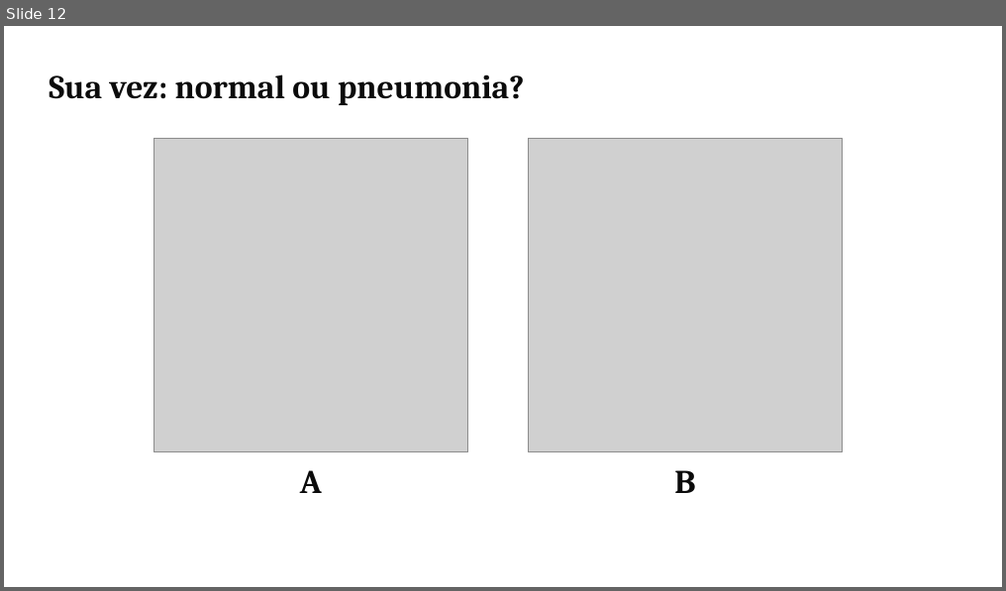
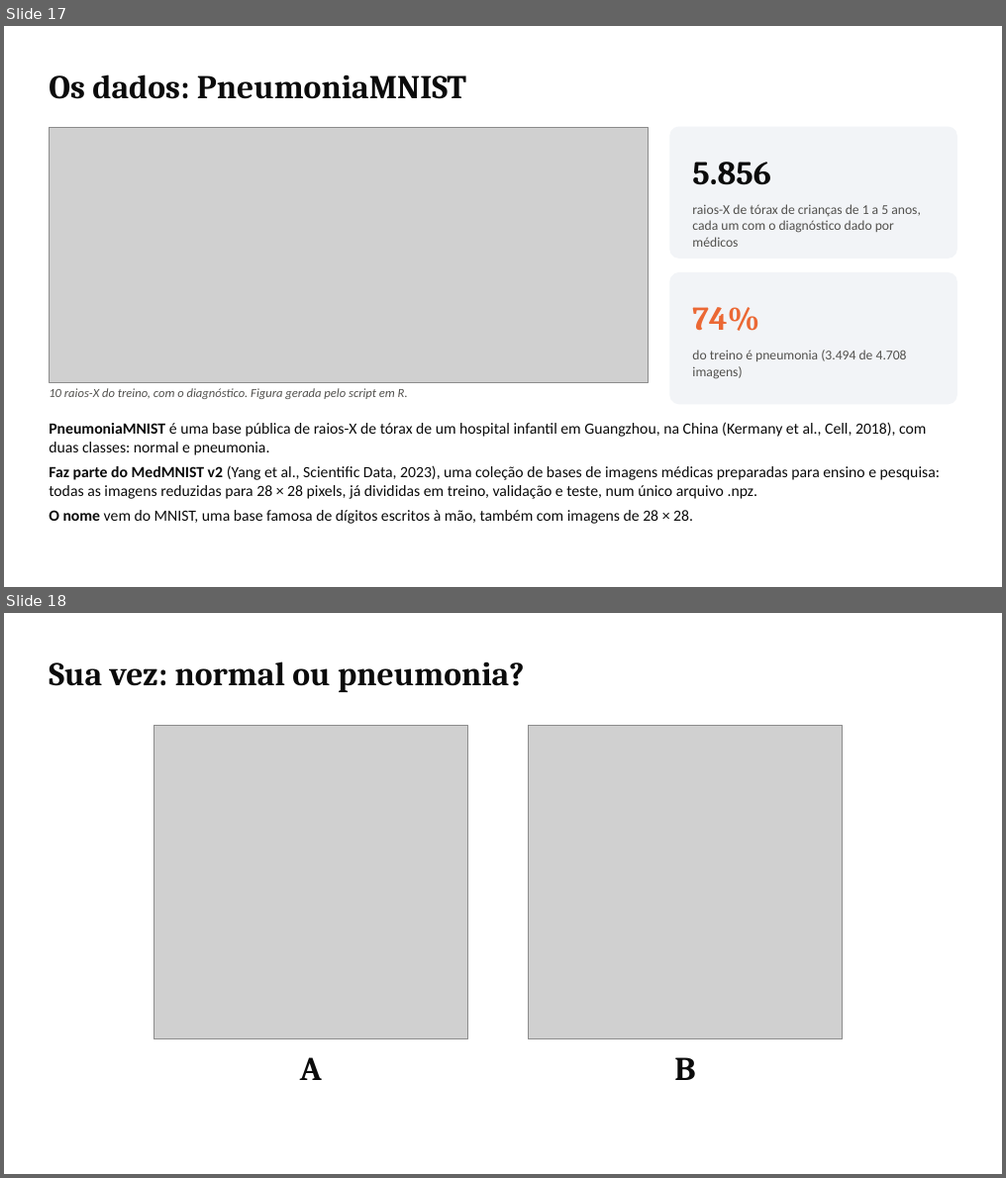
Before and after one commit to DaviPac/topicos-avancados-ia, a slide deck: code/cnn-pneumonia-r/slides/videoaula_cnn_r.pptx. Shown one above the other, each under a label of ours: slide 12 before the commit, slides 17 and 18 after it. The pictures are 1006x591 and 1006x1178 pixels, drawn with LibreOffice and Linux fonts; fonts in the diff are those of the drawing; grey boxes stand for pictures. Boxes give left, top, right and bottom in pixels: in the first picture for what was removed or moved away, otherwise in the second. Text is boxed around its words. In the diff, an @@ line names an element or a change of style, - is before the commit and + after.

```diff
--- a/code/cnn-pneumonia-r/slides/videoaula_cnn_r.pptx
+++ b/code/cnn-pneumonia-r/slides/videoaula_cnn_r.pptx
@@ slide 17 added at [4, 26, 1002, 587], background #FFFFFF @@
@@ text added at [49, 75, 466, 99], 32 pt, text #0B0B0B, bold @@
+Os dados: PneumoniaMNIST
@@ picture added at [49, 127, 648, 382] @@
@@ rounded rectangle added at [670, 127, 957, 258], fill #F2F4F7, outline #F2F4F7 1 pt @@
@@ text added at [692, 162, 770, 185], 32 pt, text #0B0B0B, bold @@
+5.856
@@ text added at [692, 204, 921, 247], 13 pt, text #52514E @@
+raios-X de tórax de crianças de 1 a 5 anos, cada um com o diagnóstico dado por médicos
@@ rounded rectangle added at [670, 274, 957, 404], fill #F2F4F7, outline #F2F4F7 1 pt @@
@@ text added at [692, 307, 759, 331], 32 pt, text #EB6834, bold @@
+74%
@@ text added at [692, 350, 907, 379], 13 pt, text #52514E @@
+do treino é pneumonia (3.494 de 4.708 imagens)
@@ text added at [49, 388, 408, 399], 12 pt, text #52514E, italic @@
+10 raios-X do treino, com o diagnóstico. Figura gerada pelo script em R.
@@ text added at [49, 422, 940, 524], 15 pt, text #0B0B0B @@
+PneumoniaMNIST é uma base pública de raios-X de tórax de um hospital infantil em Guangzhou, na China (Kermany et al., Cell, 2018), com duas classes: normal e pneumonia.
+Faz parte do MedMNIST v2 (Yang et al., Scientific Data, 2023), uma coleção de bases de imagens médicas preparadas para ensino e pesquisa: todas as imagens reduzidas para 28 × 28 pixels, já divididas em treino, validação e teste, num único arquivo .npz.
+O nome vem do MNIST, uma base famosa de dígitos escritos à mão, também com imagens de 28 × 28.
@@ what was slide 12 is now slide 18 @@
```
Also in this commit, not shown: 9 slides changed, 18 other slides added, 10 slides removed, 13 other files.
